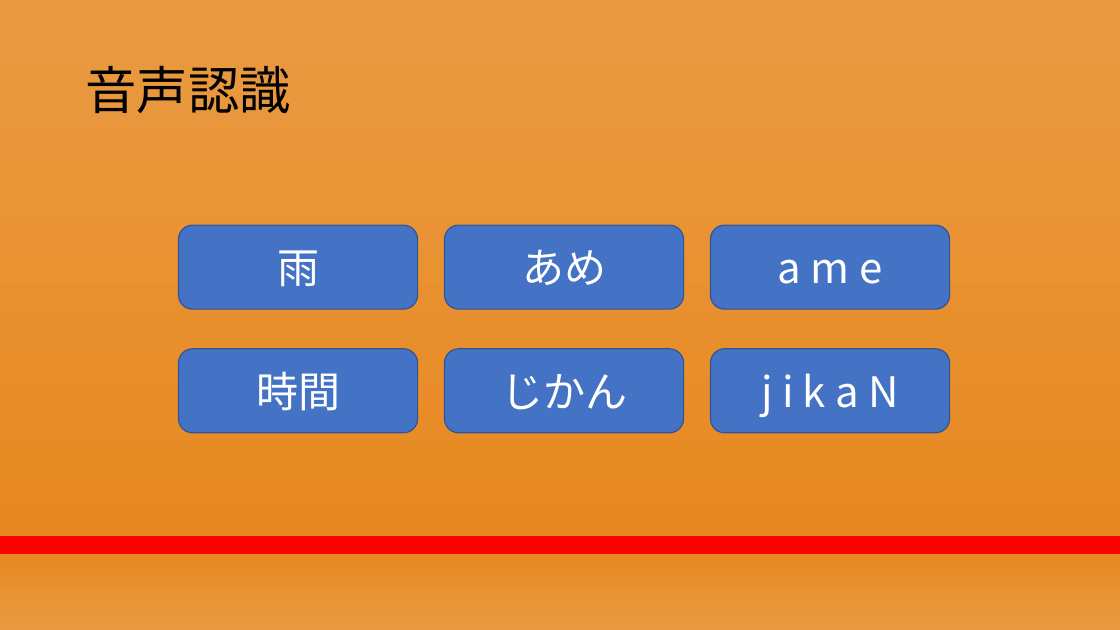
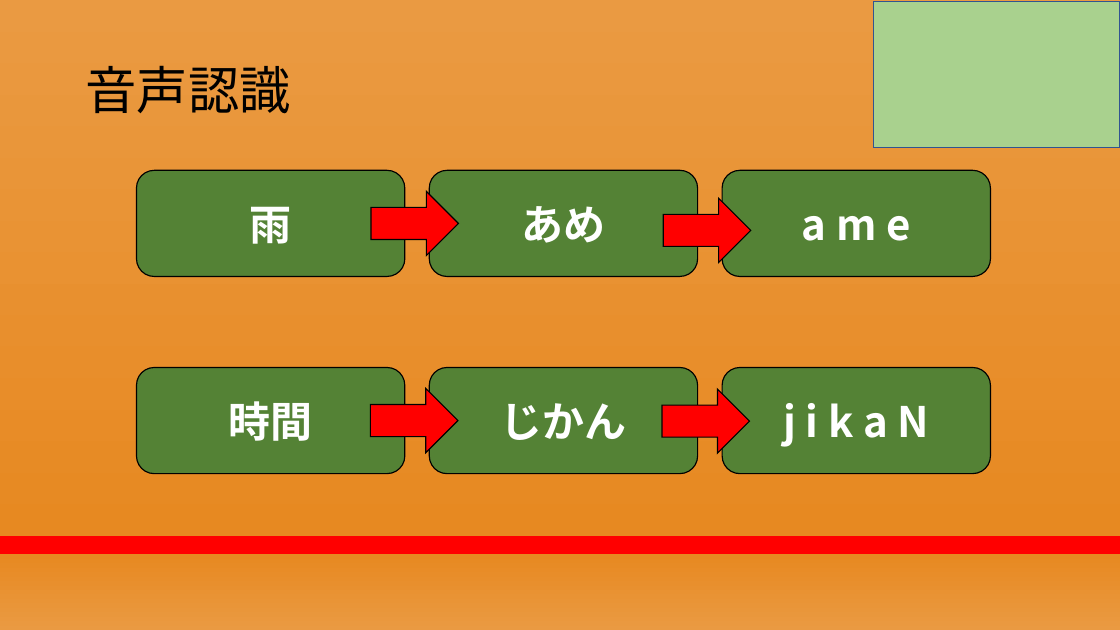
Before and after one commit to RikiishiSuzunosuke/AIspeaker_yosie, a slide deck: slide 7 of presentation/AIスピーカー開発_2.pptx. Drawn at 1120x630 pixels with LibreOffice and Linux fonts; fonts in the diff are those of the drawing. Boxes give left, top, right and bottom in pixels: in the first picture for what was removed or moved away, otherwise in the second. Text is boxed around its words. In the diff, an @@ line names an element or a change of style, - is before the commit and + after.

```diff
--- a/presentation/AIスピーカー開発_2.pptx
+++ b/presentation/AIスピーカー開発_2.pptx
@@ rectangle added at (874,2,1120,148), fill #A9D18E, outline #325491 1 pt @@
@@ bold on; fill #4472C4 to #548235; outline #325491 1 pt to #000000 1 pt in 6 elements at (429,368,697,474), (429,171,697,276), (723,368,991,474), (136,368,404,474), (723,171,991,276), (136,171,404,276) @@
@@ rounded rectangle "雨": place and size @@
-rounded rectangle "雨" at (178,225,418,309)
+rounded rectangle "雨" at (136,171,404,276)
@@ rounded rectangle "あめ": place and size @@
-rounded rectangle "あめ" at (444,225,684,309)
+rounded rectangle "あめ" at (429,171,697,276)
@@ rounded rectangle "a m e": place and size @@
-rounded rectangle "a m e" at (711,225,950,309)
+rounded rectangle "a m e" at (723,171,991,276)
@@ right arrow added at (371,192,459,255), fill #FF0000, outline #000000 1 pt @@
@@ right arrow added at (664,198,751,262), fill #FF0000, outline #000000 1 pt @@
@@ rounded rectangle "時間": place and size @@
-rounded rectangle "時間" at (178,349,418,433)
+rounded rectangle "時間" at (136,368,404,474)
@@ right arrow added at (371,388,458,452), fill #FF0000, outline #000000 1 pt @@
@@ rounded rectangle "じかん": place and size @@
-rounded rectangle "じかん" at (444,349,684,433)
+rounded rectangle "じかん" at (429,368,697,474)
@@ right arrow added at (662,389,749,453), fill #FF0000, outline #000000 1 pt @@
@@ rounded rectangle "j i k a N": place and size @@
-rounded rectangle "j i k a N" at (711,349,950,433)
+rounded rectangle "j i k a N" at (723,368,991,474)
```
Also in this commit, not shown: 5 other slides changed, 3 slides added, 5 slides removed, 4 other files.
